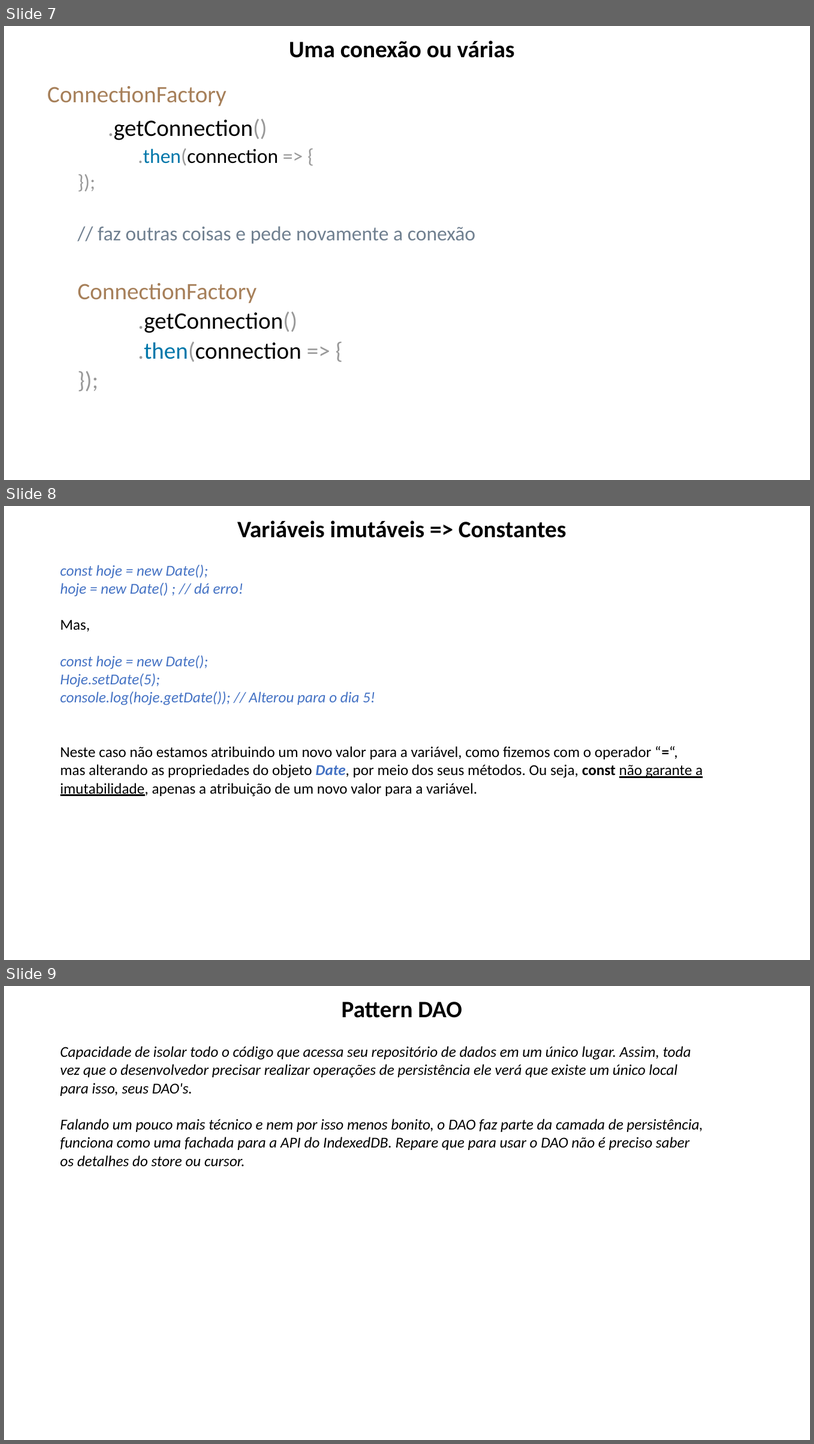
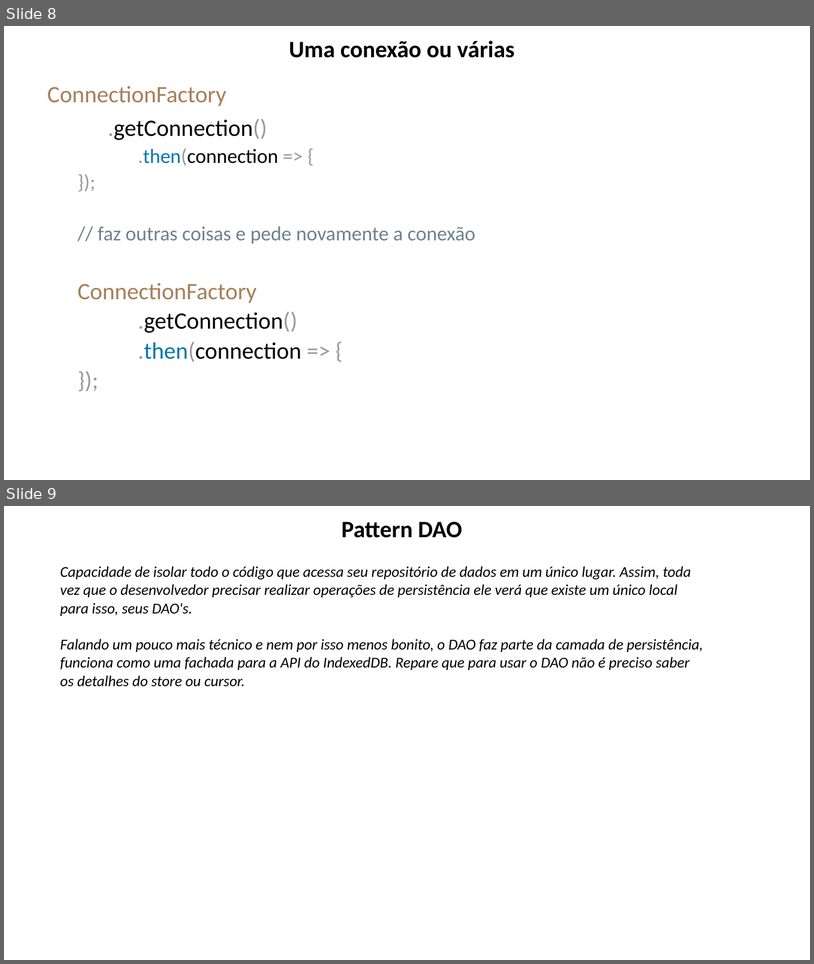
Before and after one commit to lacsousa/webpack, a slide deck: docs/Webpack-resumo.pptx. Shown one above the other, each under a label of ours: slides 7, 8 and 9 before the commit, slides 8 and 9 after it. The pictures are 814x1444 and 814x964 pixels, drawn with LibreOffice and Linux fonts; fonts in the diff are those of the drawing. Boxes give left, top, right and bottom in pixels: in the first picture for what was removed or moved away, otherwise in the second. Text is boxed around its words. In the diff, an @@ line names an element or a change of style, - is before the commit and + after.

```diff
--- a/docs/Webpack-resumo.pptx
+++ b/docs/Webpack-resumo.pptx
@@ slide 8 removed at (4,506,810,960), background #FFFFFF @@
@@ title removed at (237,520,567,538) @@
-Variáveis imutáveis => Constantes
@@ text removed at (60,565,703,796) @@
-const hoje = new Date();
-hoje = new Date() ; // dá erro!
-Mas,
-const hoje = new Date();
-Hoje.setDate(5);
-console.log(hoje.getDate()); // Alterou para o dia 5!
-Neste caso não estamos atribuindo um novo valor para a variável, como fizemos com o operador “=“, mas alterando as propriedades do objeto Date, por meio dos seus métodos. Ou seja, const não garante a imutabilidade, apenas a atribuição de um novo valor para a variável.
@@ what was slide 7 is now slide 8 @@
```
Also in this commit, not shown: 1 slide changed, 2 slides added, 1 other slide removed, 6 other files.
